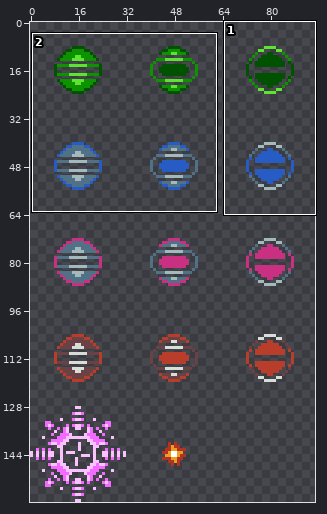
A sprite sheet gets an edit: Assets/Resources/Sprites/Enemies/enemies-level-0-boss.png. The first picture is a wide view before the edit; the outline marks the close-up.
Close-up. Before:
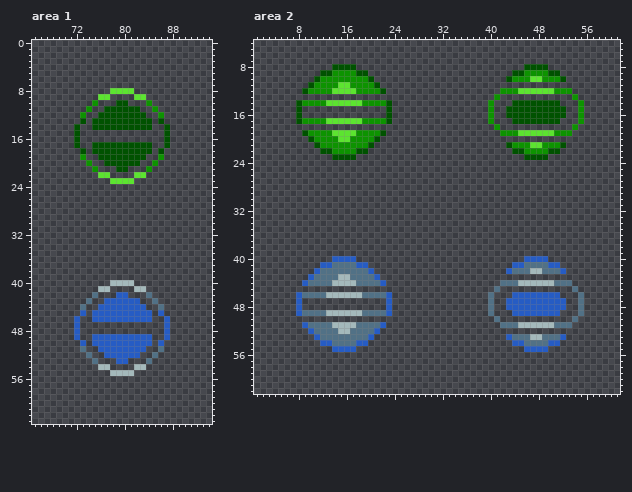
The file is 96x160 pixels. Shown: area 1: x 65..94, y 0..63; area 2: x 1..61, y 4..62. The wide view leaves out empty margins. The commit also changed other parts of the picture, which this record leaves out.
New version:
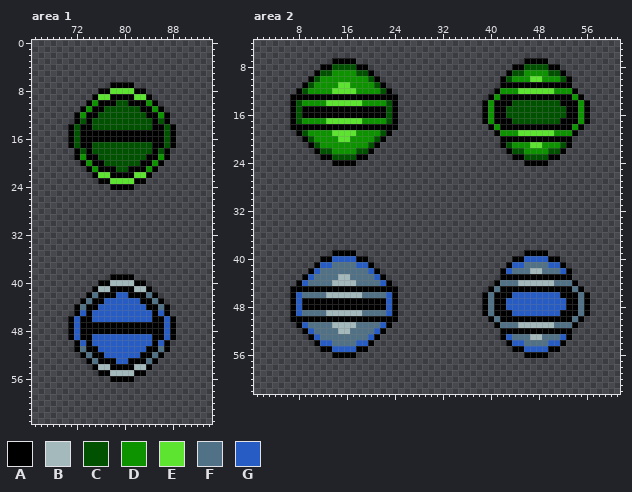
Palette (. is transparent): A #000000  B #a4b9bb  C #005200  D #0d9300  E #5ce430  F #517186  G #265cc4
The edit:
Area 1:
y 7: x 78..81 .... -> AAAA
y 8: x 76..77 .. -> AA; x 82..83 .. -> AA
y 9: x 75 . -> A; x 78..81 .... -> AAAA; x 84 . -> A
y 10: x 74 . -> A; x 76..78 ... -> AAA; x 81..83 ... -> AAA; x 85 . -> A
y 11: x 73 . -> A; x 75..76 .. -> AA; x 83..84 .. -> AA; x 86 . -> A
y 12: x 72 . -> A; x 74..75 .. -> AA; x 84..85 .. -> AA; x 87 . -> A
y 13: x 72 . -> A; x 74 . -> A; x 85 . -> A; x 87 . -> A
y 14: x 71 . -> A; x 73..74 .. -> AA; x 85..86 .. -> AA; x 88 . -> A
y 15..16: x 71 . -> A; x 73..86 .............. -> AAAAAAAAAAAAAA; x 88 . -> A
y 17: x 71 . -> A; x 73..74 .. -> AA; x 85..86 .. -> AA; x 88 . -> A
y 18: x 72 . -> A; x 74 . -> A; x 85 . -> A; x 87 . -> A
y 19: x 72 . -> A; x 74..75 .. -> AA; x 84..85 .. -> AA; x 87 . -> A
y 20: x 73 . -> A; x 75..76 .. -> AA; x 83..84 .. -> AA; x 86 . -> A
y 21: x 74 . -> A; x 76..78 ... -> AAA; x 81..83 ... -> AAA; x 85 . -> A
y 22: x 75 . -> A; x 78..81 .... -> AAAA; x 84 . -> A
y 23: x 76..77 .. -> AA; x 82..83 .. -> AA
y 24: x 78..81 .... -> AAAA
y 39: x 78..81 .... -> AAAA
y 40: x 76..77 .. -> AA; x 82..83 .. -> AA
y 41: x 75 . -> A; x 78..81 .... -> AAAA; x 84 . -> A
y 42: x 74 . -> A; x 76..78 ... -> AAA; x 81..83 ... -> AAA; x 85 . -> A
y 43: x 73 . -> A; x 75..76 .. -> AA; x 83..84 .. -> AA; x 86 . -> A
y 44: x 72 . -> A; x 74..75 .. -> AA; x 84..85 .. -> AA; x 87 . -> A
y 45: x 72 . -> A; x 74 . -> A; x 85 . -> A; x 87 . -> A
y 46: x 71 . -> A; x 73..74 .. -> AA; x 85..86 .. -> AA; x 88 . -> A
y 47..48: x 71 . -> A; x 73..86 .............. -> AAAAAAAAAAAAAA; x 88 . -> A
y 49: x 71 . -> A; x 73..74 .. -> AA; x 85..86 .. -> AA; x 88 . -> A
y 50: x 72 . -> A; x 74 . -> A; x 85 . -> A; x 87 . -> A
y 51: x 72 . -> A; x 74..75 .. -> AA; x 84..85 .. -> AA; x 87 . -> A
y 52: x 73 . -> A; x 75..76 .. -> AA; x 83..84 .. -> AA; x 86 . -> A
y 53: x 74 . -> A; x 76..78 ... -> AAA; x 81..83 ... -> AAA; x 85 . -> A
y 54: x 75 . -> A; x 78..81 .... -> AAAA; x 84 . -> A
y 55: x 76..77 .. -> AA; x 82..83 .. -> AA
y 56: x 78..81 .... -> AAAA
Area 2:
y 7: x 14..17 .... -> AAAA; x 46..49 .... -> AAAA
y 8: x 12..13 .. -> AA; x 18..19 .. -> AA; x 44..45 .. -> AA; x 50..51 .. -> AA
y 9: x 11 . -> A; x 20 . -> A; x 43 . -> A; x 52 . -> A
y 10: x 10 . -> A; x 21 . -> A; x 42 . -> A; x 53 . -> A
y 11: x 9 . -> A; x 22 . -> A; x 42..53 ............ -> AAAAAAAAAAAA
y 12: x 8 . -> A; x 23 . -> A; x 41 . -> A; x 54 . -> A
y 13: x 7..24 .................. -> AAAAAAAAAAAAAAAAAA; x 40 . -> A; x 42..53 ............ -> AAAAAAAAAAAA; x 55 . -> A
y 14: x 7 . -> A; x 24 . -> A; x 39 . -> A; x 41..43 ... -> AAA; x 52..54 ... -> AAA; x 56 . -> A
y 15..16: x 7 . -> A; x 9..22 .............. -> AAAAAAAAAAAAAA; x 24 . -> A; x 39 . -> A; x 41..42 .. -> AA; x 53..54 .. -> AA; x 56 . -> A
y 17: x 7 . -> A; x 24 . -> A; x 39 . -> A; x 41..43 ... -> AAA; x 52..54 ... -> AAA; x 56 . -> A
y 18: x 7..24 .................. -> AAAAAAAAAAAAAAAAAA; x 40 . -> A; x 42..53 ............ -> AAAAAAAAAAAA; x 55 . -> A
y 19: x 8 . -> A; x 23 . -> A; x 41 . -> A; x 54 . -> A
y 20: x 9 . -> A; x 22 . -> A; x 42..53 ............ -> AAAAAAAAAAAA
y 21: x 10 . -> A; x 21 . -> A; x 42 . -> A; x 53 . -> A
y 22: x 11 . -> A; x 20 . -> A; x 43 . -> A; x 52 . -> A
y 23: x 12..13 .. -> AA; x 18..19 .. -> AA; x 44..45 .. -> AA; x 50..51 .. -> AA
y 24: x 14..17 .... -> AAAA; x 46..49 .... -> AAAA
y 39: x 14..17 .... -> AAAA; x 46..49 .... -> AAAA
y 40: x 12..13 .. -> AA; x 18..19 .. -> AA; x 44..45 .. -> AA; x 50..51 .. -> AA
y 41: x 11 . -> A; x 20 . -> A; x 43 . -> A; x 52 . -> A
y 42: x 10 . -> A; x 21 . -> A; x 42 . -> A; x 53 . -> A
y 43: x 9 . -> A; x 22 . -> A; x 42..53 ............ -> AAAAAAAAAAAA
y 44: x 8 . -> A; x 23 . -> A; x 41 . -> A; x 54 . -> A
y 45: x 7..24 .................. -> AAAAAAAAAAAAAAAAAA; x 40 . -> A; x 42..53 ............ -> AAAAAAAAAAAA; x 55 . -> A
y 46: x 7 . -> A; x 24 . -> A; x 39 . -> A; x 41..43 ... -> AAA; x 52..54 ... -> AAA; x 56 . -> A
y 47..48: x 7 . -> A; x 9..22 .............. -> AAAAAAAAAAAAAA; x 24 . -> A; x 39 . -> A; x 41..42 .. -> AA; x 53..54 .. -> AA; x 56 . -> A
y 49: x 7 . -> A; x 24 . -> A; x 39 . -> A; x 41..43 ... -> AAA; x 52..54 ... -> AAA; x 56 . -> A
y 50: x 7..24 .................. -> AAAAAAAAAAAAAAAAAA; x 40 . -> A; x 42..53 ............ -> AAAAAAAAAAAA; x 55 . -> A
y 51: x 8 . -> A; x 23 . -> A; x 41 . -> A; x 54 . -> A
y 52: x 9 . -> A; x 22 . -> A; x 42..53 ............ -> AAAAAAAAAAAA
y 53: x 10 . -> A; x 21 . -> A; x 42 . -> A; x 53 . -> A
y 54: x 11 . -> A; x 20 . -> A; x 43 . -> A; x 52 . -> A
y 55: x 12..13 .. -> AA; x 18..19 .. -> AA; x 44..45 .. -> AA; x 50..51 .. -> AA
y 56: x 14..17 .... -> AAAA; x 46..49 .... -> AAAA
Where, in picture pixels (left, top, right, bottom), the same in both close-ups:
added: (68, 82, 176, 190)
added: (68, 274, 176, 382)
added: (290, 58, 398, 166)
added: (482, 58, 590, 166)
added: (290, 250, 398, 358)
added: (482, 250, 590, 358)
